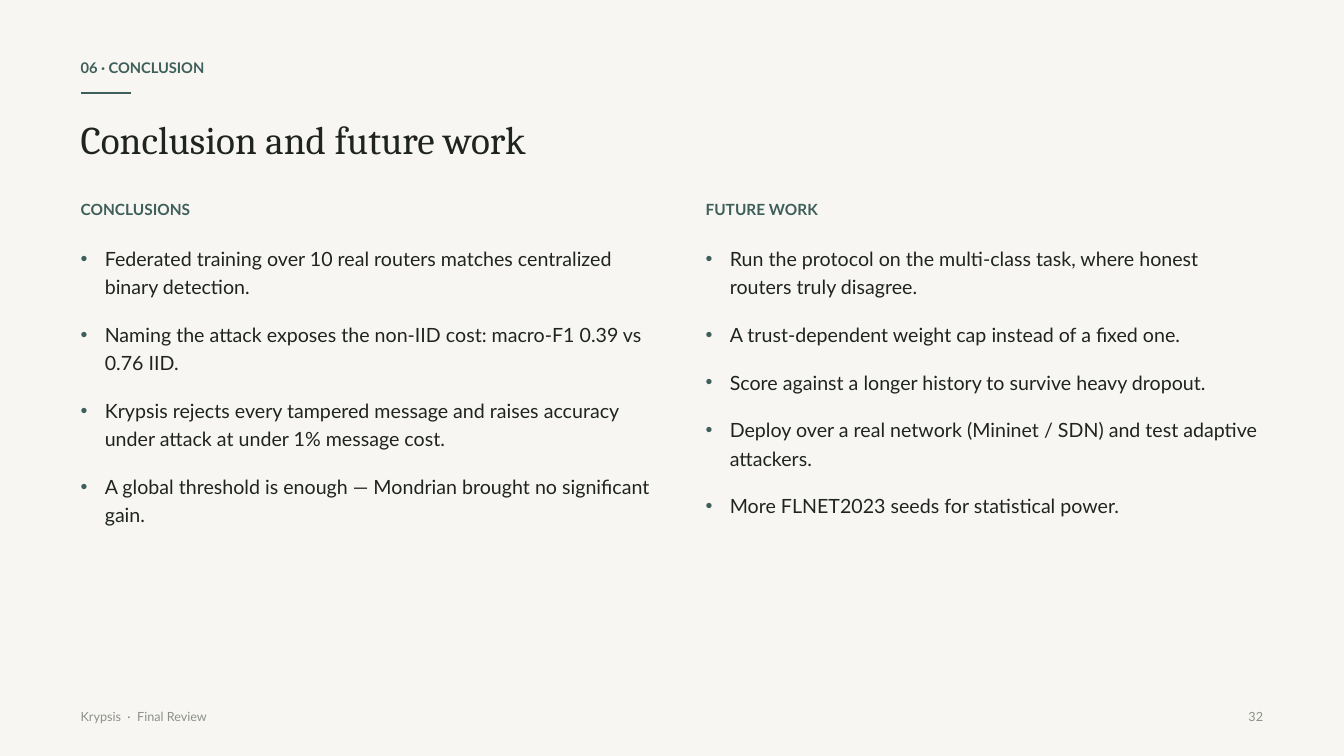
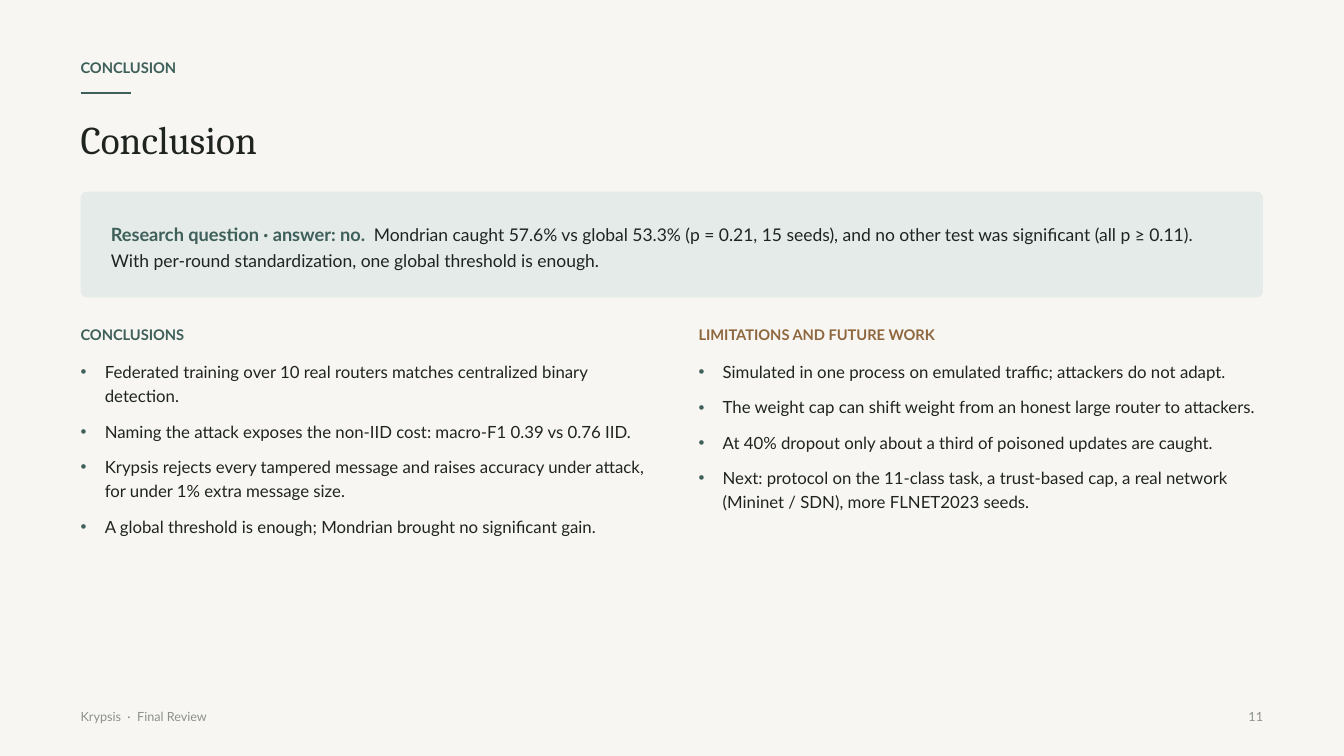
Before and after one commit to Vinudharshini18/Krypsis-A-network-intrusion-detection-system, a slide deck: slide 11 of presentation/Krypsis_Final_Review.pptx (slide 32 before the commit). Drawn at 1344x756 pixels with LibreOffice and Linux fonts; fonts in the diff are those of the drawing. Boxes give left, top, right and bottom in pixels: in the first picture for what was removed or moved away, otherwise in the second. Text is boxed around its words. In the diff, an @@ line names an element or a change of style, - is before the commit and + after.

```diff
--- a/presentation/Krypsis_Final_Review.pptx
+++ b/presentation/Krypsis_Final_Review.pptx
@@ text at (81, 62, 177, 73): text changed @@
-06 · CONCLUSION
+CONCLUSION
@@ text at (81, 126, 257, 155): text changed @@
-Conclusion and future work
+Conclusion
@@ rounded rectangle added at (81, 192, 1263, 297), fill #E4EBE8 @@
@@ text added at (111, 227, 1192, 270), 12.5 pt, text #1F2421 @@
+Research question · answer: no. Mondrian caught 57.6% vs global 53.3% (p = 0.21, 15 seeds), and no other test was significant (all p ≥ 0.11). With per-round standardization, one global threshold is enough.
@@ text "CONCLUSIONS": place and size @@
-text "CONCLUSIONS" at (81, 203, 191, 215)
+text "CONCLUSIONS" at (81, 329, 185, 340)
@@ text "CONCLUSIONS" at (81, 329, 185, 340): size 11 to 10.5 pt @@
@@ text at (699, 329, 935, 340): text changed; size 11 to 10.5 pt; text colour #3E5F5A to #8E673F @@
-FUTURE WORK
+LIMITATIONS AND FUTURE WORK
@@ text "Federated training over 10 real ...": place and size @@
-text "Federated training over 10 real ..." at (105, 251, 649, 526)
+text "Federated training over 10 real ..." at (105, 365, 643, 536)
@@ text at (105, 365, 631, 441): size 14 to 12 pt in "Federated training over 10 real routers matches ...", "Naming the attack exposes the non-IID cost: ..."; less space between paragraphs @@
@@ text at (723, 365, 1254, 511): text changed; size 14 to 12 pt @@
-• Run the protocol on the multi-class task, where honest routers truly disagree.
-• A trust-dependent weight cap instead of a fixed one.
-• Score against a longer history to survive heavy dropout.
-• Deploy over a real network (Mininet / SDN) and test adaptive attackers.
-• More FLNET2023 seeds for statistical power.
+• Simulated in one process on emulated traffic; attackers do not adapt.
+• The weight cap can shift weight from an honest large router to attackers.
+• At 40% dropout only about a third of poisoned updates are caught.
+• Next: protocol on the 11-class task, a trust-based cap, a real network (Mininet / SDN), more FLNET2023 seeds.
@@ text at (105, 460, 643, 536): text changed; size 14 to 12 pt @@
-• Krypsis rejects every tampered message and raises accuracy under attack at under 1% message cost.
-• A global threshold is enough — Mondrian brought no significant gain.
+• Krypsis rejects every tampered message and raises accuracy under attack, for under 1% extra message size.
+• A global threshold is enough; Mondrian brought no significant gain.
@@ text at (1248, 712, 1263, 721): text changed @@
-32
+11
```
Also in this commit, not shown: 4 other slides changed, 6 slides added, 28 slides removed, 1 other file.
